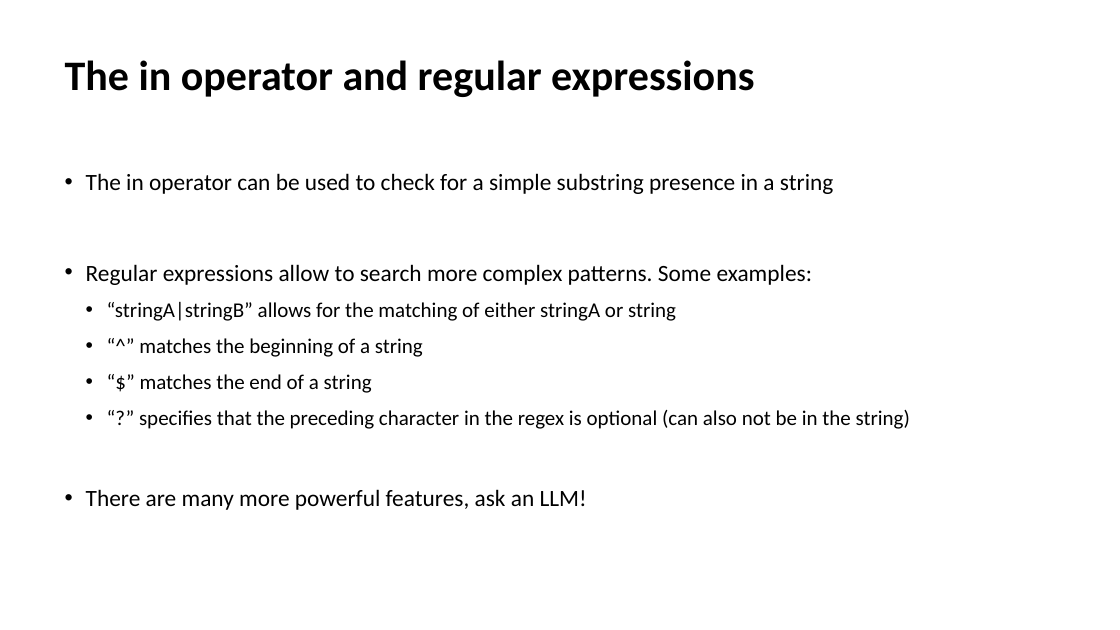
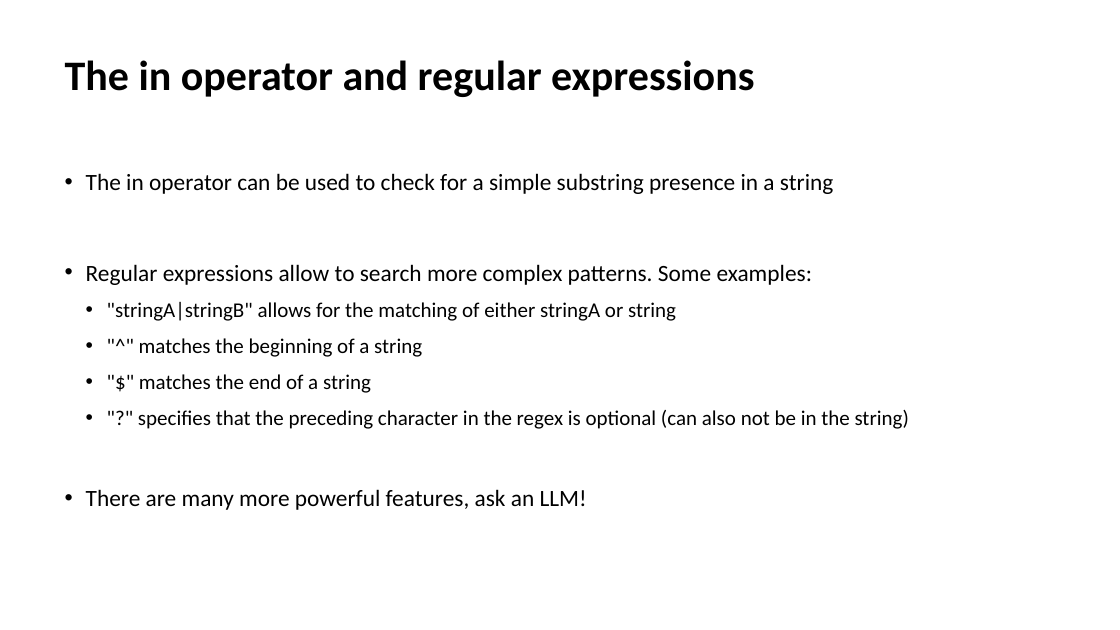
Before and after one commit to Andreher00/biomina-training, a slide deck: slide 21 of Introduction to Python and Data Analysis.pptx. Drawn at 1120x630 pixels with LibreOffice and Linux fonts; fonts in the diff are those of the drawing. Boxes give left, top, right and bottom in pixels: in the first picture for what was removed or moved away, otherwise in the second. Text is boxed around its words. In the diff, an @@ line names an element or a change of style, - is before the commit and + after.

```diff
--- a/Introduction to Python and Data Analysis.pptx
+++ b/Introduction to Python and Data Analysis.pptx
@@ text at [107,302,909,429]: text changed @@
-  • “stringA|stringB” allows for the matching of either stringA or string
-  • “^” matches the beginning of a string
-  • “$” matches the end of a string
-  • “?” specifies that the preceding character in the regex is optional (can also not be in the string)
+  • "stringA|stringB" allows for the matching of either stringA or string
+  • "^" matches the beginning of a string
+  • "$" matches the end of a string
+  • "?" specifies that the preceding character in the regex is optional (can also not be in the string)
```
Also in this commit, not shown: 1 other slide changed, 5 slides added.
